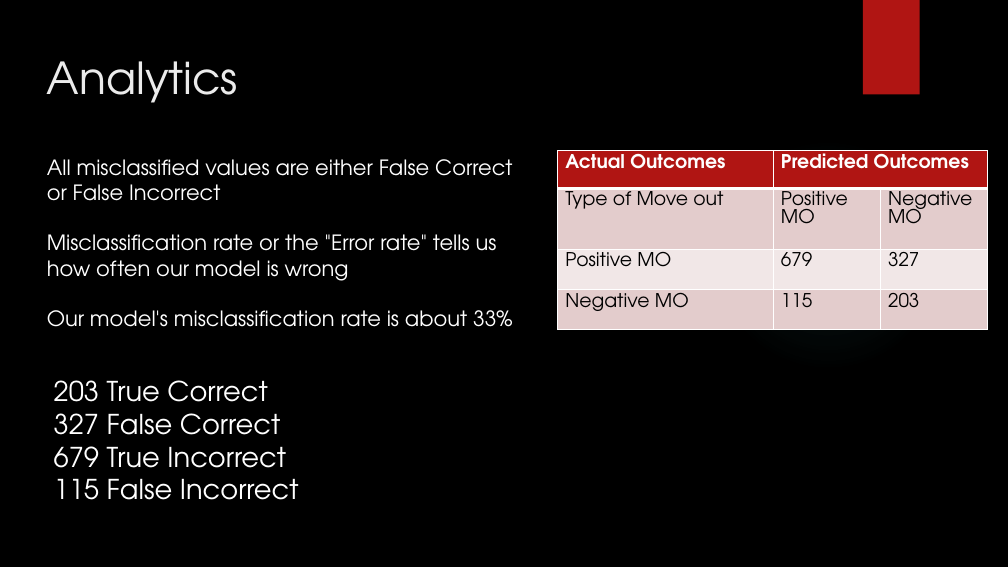
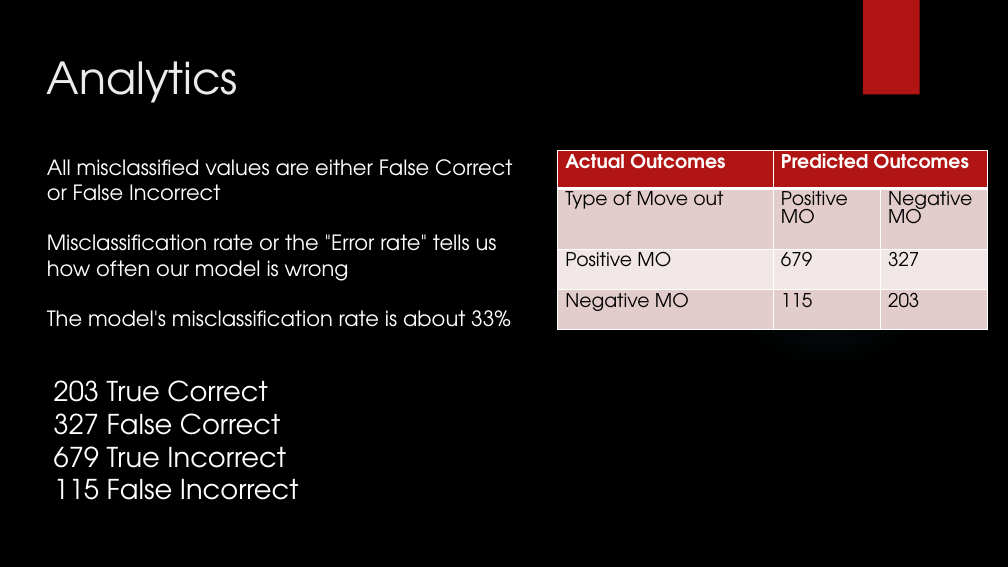
Before and after one commit to mikiwieczorek/Decision-Tree-Classification-Model, a slide deck: slide 13 of Aeon/Aeon_Project.pptx. Drawn at 1008x567 pixels with LibreOffice and Linux fonts; fonts in the diff are those of the drawing; background and template pictures are left out. Boxes give left, top, right and bottom in pixels: in the first picture for what was removed or moved away, otherwise in the second. Text is boxed around its words. In the diff, an @@ line names an element or a change of style, - is before the commit and + after.

```diff
--- a/Aeon/Aeon_Project.pptx
+++ b/Aeon/Aeon_Project.pptx
@@ text at bbox=[47, 310, 511, 327]: text changed @@
-Our model's misclassification rate is about 33%
+The model's misclassification rate is about 33%
```
Also in this commit, not shown: 4 other slides changed.
